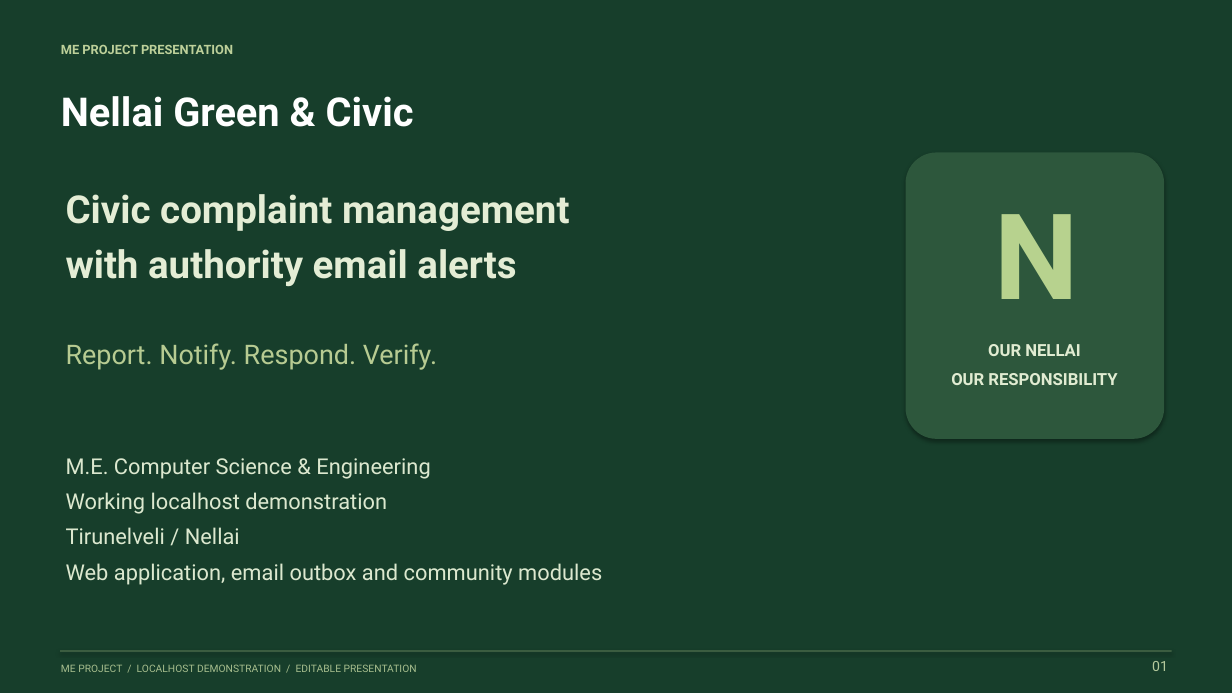
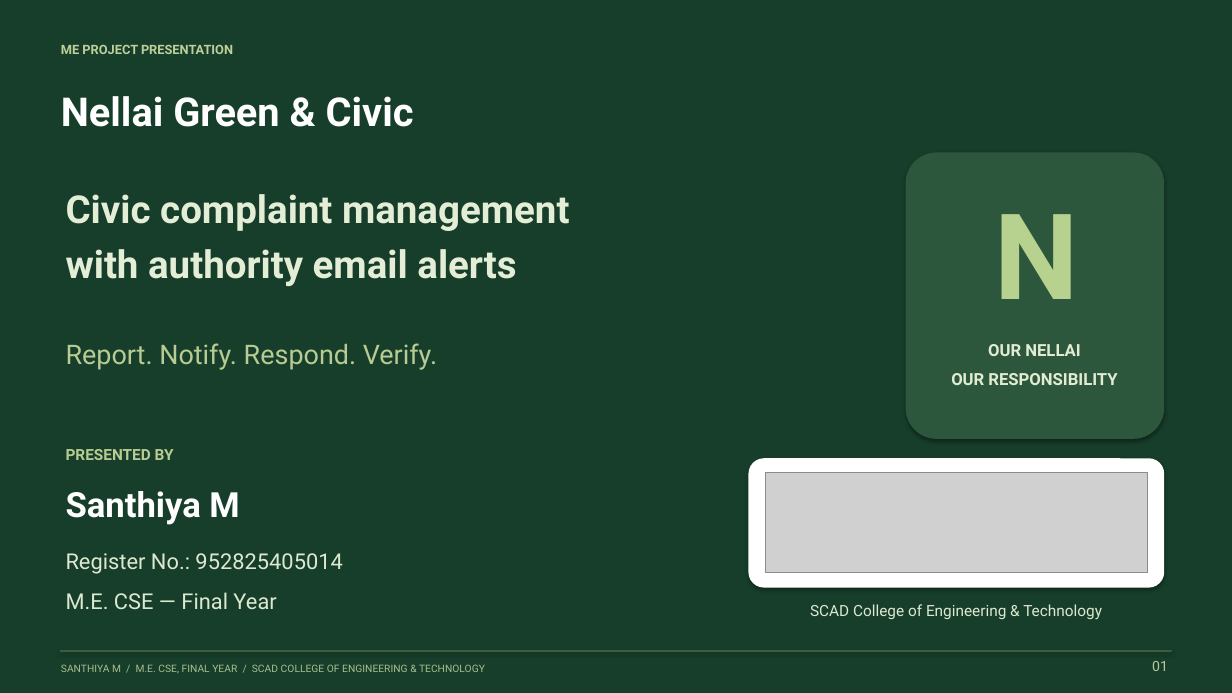
Before and after one commit to Santhiya2001/nellai-civic-demo, a slide deck: slide 1 of presentation/demo-ready/Nellai_Green_Civic_Demo_Ready.pptx. Drawn at 1232x693 pixels with LibreOffice and Linux fonts; fonts in the diff are those of the drawing; grey boxes stand for pictures. Boxes give left, top, right and bottom in pixels: in the first picture for what was removed or moved away, otherwise in the second. Text is boxed around its words. In the diff, an @@ line names an element or a change of style, - is before the commit and + after.

Commit message:
Personalize demo presentation with student details and SCAD logo

```diff
--- a/presentation/demo-ready/Nellai_Green_Civic_Demo_Ready.pptx
+++ b/presentation/demo-ready/Nellai_Green_Civic_Demo_Ready.pptx
@@ text added at <box>66,449,174,460</box>, 12 pt, text #B7CB92, bold @@
+PRESENTED BY
@@ text removed at <box>66,458,602,585</box> @@
-M.E. Computer Science & Engineering
-Working localhost demonstration
-Tirunelveli / Nellai
-Web application, email outbox and community modules
@@ rounded rectangle added at <box>749,458,1165,588</box>, fill #FFFFFF @@
@@ picture added at <box>765,473,1148,573</box> @@
@@ text added at <box>66,491,239,525</box>, 27 pt, text #FFFFFF, bold @@
+Santhiya M
@@ text added at <box>66,553,342,574</box>, 17 pt, text #DCE8CF @@
+Register No.: 952825405014
@@ text added at <box>66,592,276,609</box>, 17 pt, text #DCE8CF @@
+M.E. CSE — Final Year
@@ text added at <box>810,604,1102,620</box>, 12 pt, text #DCE8CF @@
+SCAD College of Engineering & Technology
@@ text at <box>61,664,485,673</box>: text changed @@
-ME PROJECT / LOCALHOST DEMONSTRATION / EDITABLE PRESENTATION
+SANTHIYA M / M.E. CSE, FINAL YEAR / SCAD COLLEGE OF ENGINEERING & TECHNOLOGY
```
Also in this commit, not shown: 22 other slides changed, 6 other files.
